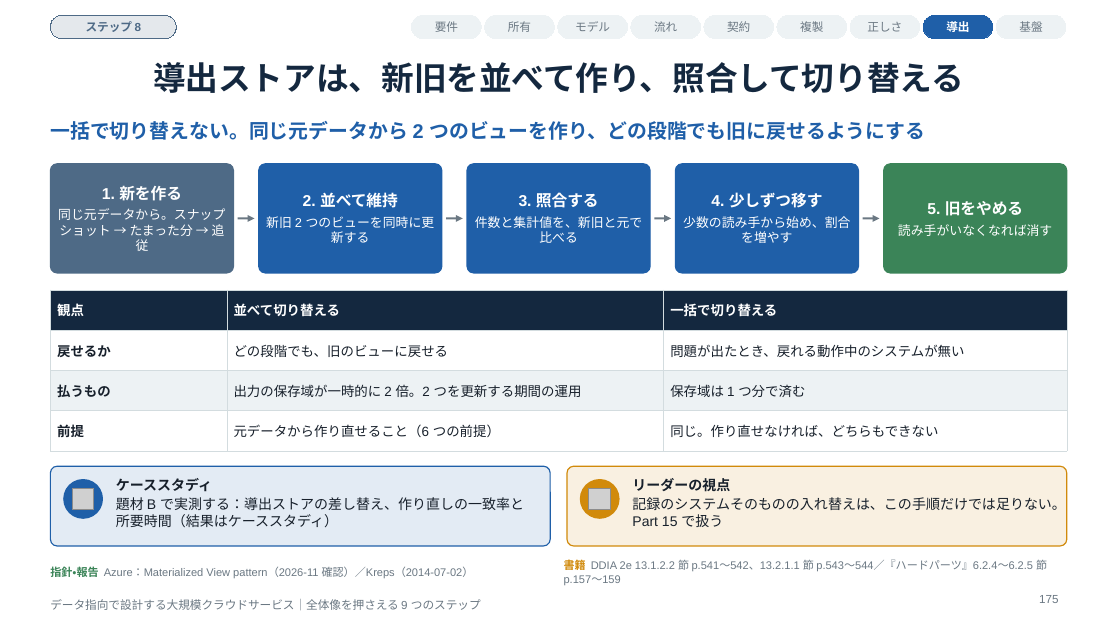
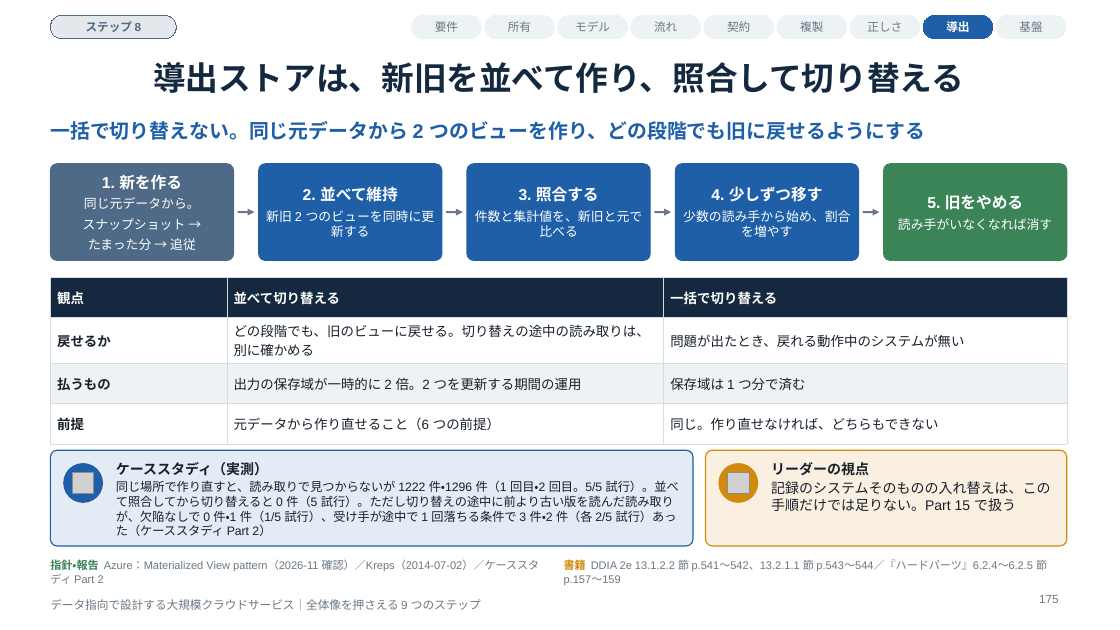
Before and after one commit to Takenori-Kusaka/data-intensive-design-guide, a slide deck: slide 175 of slides/data-intensive-design-guide.pptx. Drawn at 1120x630 pixels with LibreOffice and Linux fonts; fonts in the diff are those of the drawing; grey boxes stand for pictures. Boxes give left, top, right and bottom in pixels: in the first picture for what was removed or moved away, otherwise in the second. Text is boxed around its words. In the diff, an @@ line names an element or a change of style, - is before the commit and + after.

```diff
--- a/slides/data-intensive-design-guide.pptx
+++ b/slides/data-intensive-design-guide.pptx
@@ rounded rectangle: place and size @@
-rounded rectangle at <box>50,164,234,273</box>
+rounded rectangle at <box>50,164,234,260</box>
@@ rounded rectangle: place and size @@
-rounded rectangle at <box>259,164,442,273</box>
+rounded rectangle at <box>259,164,442,260</box>
@@ text "2. 並べて維持": place and size @@
-text "2. 並べて維持" at <box>266,192,435,243</box>
+text "2. 並べて維持" at <box>266,186,435,237</box>
@@ rounded rectangle: place and size @@
-rounded rectangle at <box>467,164,650,273</box>
+rounded rectangle at <box>467,164,650,260</box>
@@ text "3. 照合する": place and size @@
-text "3. 照合する" at <box>475,192,642,243</box>
+text "3. 照合する" at <box>475,186,642,237</box>
@@ rounded rectangle: place and size @@
-rounded rectangle at <box>676,164,859,273</box>
+rounded rectangle at <box>676,164,859,260</box>
@@ text "4. 少しずつ移す": place and size @@
-text "4. 少しずつ移す" at <box>683,192,850,243</box>
+text "4. 少しずつ移す" at <box>683,186,850,237</box>
@@ rounded rectangle: place and size @@
-rounded rectangle at <box>884,164,1067,273</box>
+rounded rectangle at <box>884,164,1067,260</box>
@@ text "5. 旧をやめる": place and size @@
-text "5. 旧をやめる" at <box>898,201,1052,236</box>
+text "5. 旧をやめる" at <box>898,195,1052,230</box>
@@ text at <box>83,197,200,250</box>: text changed @@
-同じ元データから。スナップショット → たまった分 → 追従
+同じ元データから。
+スナップショット →
+たまった分 → 追従
@@ 4 arrows: place and size @@
-4 arrows at <box>238,218,880,218</box>
+4 arrows at <box>238,212,880,212</box>
@@ table at <box>50,277,1067,434</box> @@
-row 2, column 2: どの段階でも、旧のビューに戻せる
+row 2, column 2: どの段階でも、旧のビューに戻せる。切り替えの途中の読み取りは、別に確かめる
@@ table: place and size @@
-table at <box>50,290,1067,441</box>
+table at <box>50,277,1067,434</box>
@@ rounded rectangle: place and size @@
-rounded rectangle at <box>50,466,550,546</box>
+rounded rectangle at <box>50,450,693,546</box>
@@ ellipse: place and size @@
-ellipse at <box>64,480,103,518</box>
+ellipse at <box>64,464,103,502</box>
@@ picture: place and size @@
-picture at <box>72,488,94,510</box>
+picture at <box>72,472,94,494</box>
@@ text at <box>116,462,679,536</box>: text changed; size 12 to 10.5 pt @@
-ケーススタディ
-題材 B で実測する：導出ストアの差し替え、作り直しの一致率と所要時間（結果はケーススタディ）
+ケーススタディ（実測）
+同じ場所で作り直すと、読み取りで見つからないが 1222 件・1296 件（1 回目・2 回目。5/5 試行）。並べて照合してから切り替えると 0 件（5 試行）。ただし切り替えの途中に前より古い版を読んだ読み取りが、欠陥なしで 0 件・1 件（1/5 試行）、受け手が途中で 1 回落ちる条件で 3 件・2 件（各 2/5 試行）あった（ケーススタディ Part 2）
@@ proportions changed in 7 elements at <box>50,164,234,260</box>, <box>259,164,442,260</box>, <box>467,164,650,260</box>, <box>676,164,859,260</box>, <box>884,164,1067,260</box>, <box>50,450,693,546</box>, <box>706,450,1067,546</box> @@
@@ rounded rectangle: place and size @@
-rounded rectangle at <box>567,466,1067,546</box>
+rounded rectangle at <box>706,450,1067,546</box>
@@ ellipse: place and size @@
-ellipse at <box>581,480,619,518</box>
+ellipse at <box>719,464,758,502</box>
@@ picture: place and size @@
-picture at <box>589,488,611,510</box>
+picture at <box>728,472,749,494</box>
@@ text "リーダーの視点" rewrapped from <box>632,478,1066,527</box> to <box>771,462,1050,511</box> @@
@@ text at <box>50,559,540,584</box>: text changed @@
-指針・報告 Azure：Materialized View pattern（2026-11 確認）／Kreps（2014-07-02）
+指針・報告 Azure：Materialized View pattern（2026-11 確認）／Kreps（2014-07-02）／ケーススタディ Part 2
```
Also in this commit, not shown: 48 other slides changed, 54 other files.
